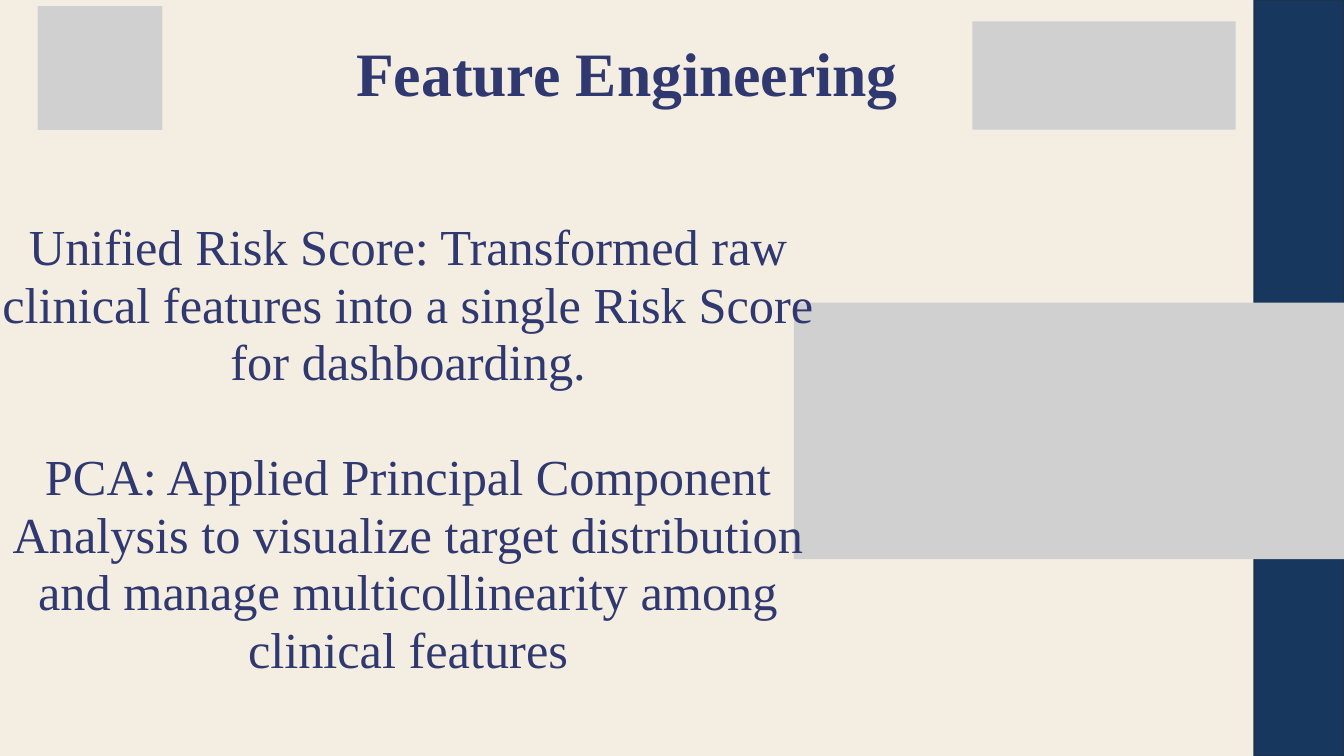
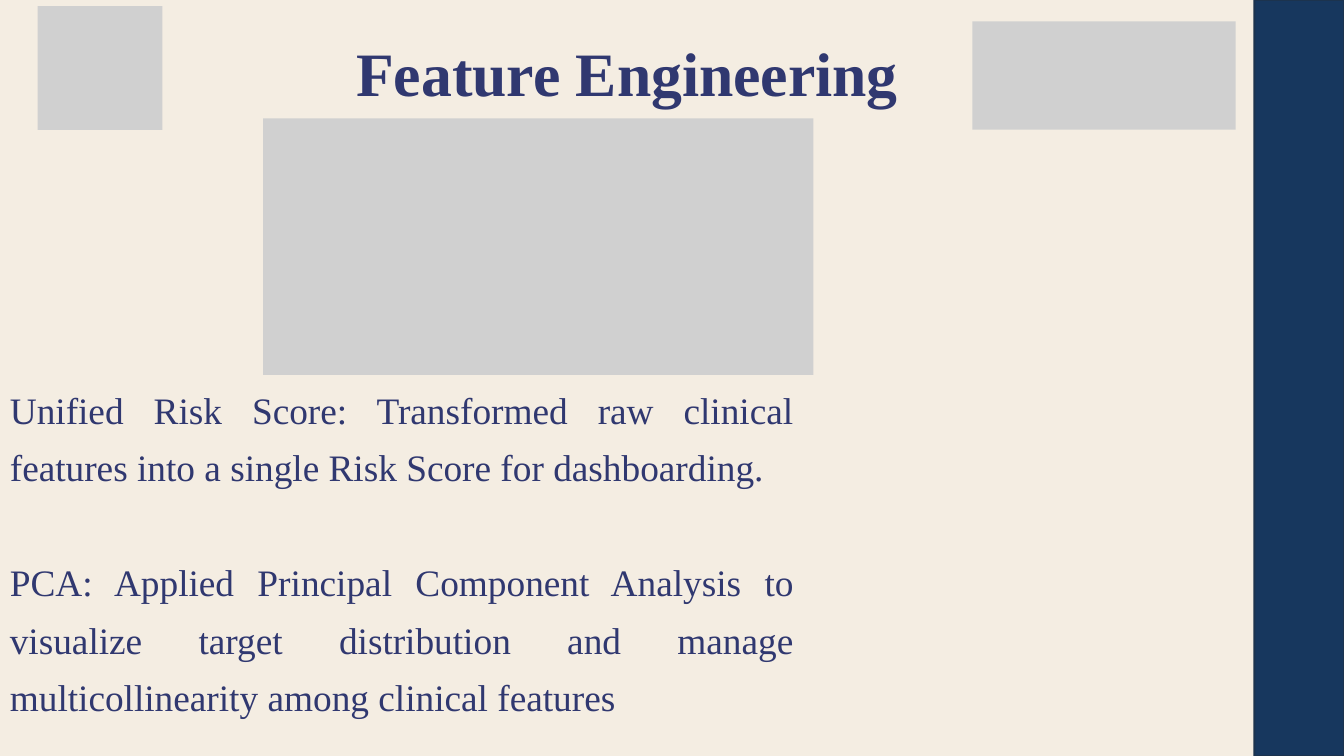
Before and after one commit to 24BAD405-Nishanth/24ADI204_DSV_Team14, a slide deck: slide 13 of FinalPresentation/Team-14-DSV.pptx. Drawn at 1344x756 pixels with LibreOffice and Linux fonts; fonts in the diff are those of the drawing; grey boxes stand for pictures. Boxes give left, top, right and bottom in pixels: in the first picture for what was removed or moved away, otherwise in the second. Text is boxed around its words. In the diff, an @@ line names an element or a change of style, - is before the commit and + after.

```diff
--- a/FinalPresentation/Team-14-DSV.pptx
+++ b/FinalPresentation/Team-14-DSV.pptx
@@ picture: place and size @@
-picture at bbox=[794, 302, 1344, 559]
+picture at bbox=[263, 118, 814, 375]
@@ text "Unified Risk Score: Transformed raw ...": place and size @@
-text "Unified Risk Score: Transformed raw ..." at bbox=[2, 229, 814, 669]
+text "Unified Risk Score: Transformed raw ..." at bbox=[10, 397, 794, 718]
@@ text "Unified Risk Score: Transformed raw ..." at bbox=[10, 397, 794, 718]: size 54 to 40 pt; alignment centre to justified @@
```
Also in this commit, not shown: 16 other slides changed.
